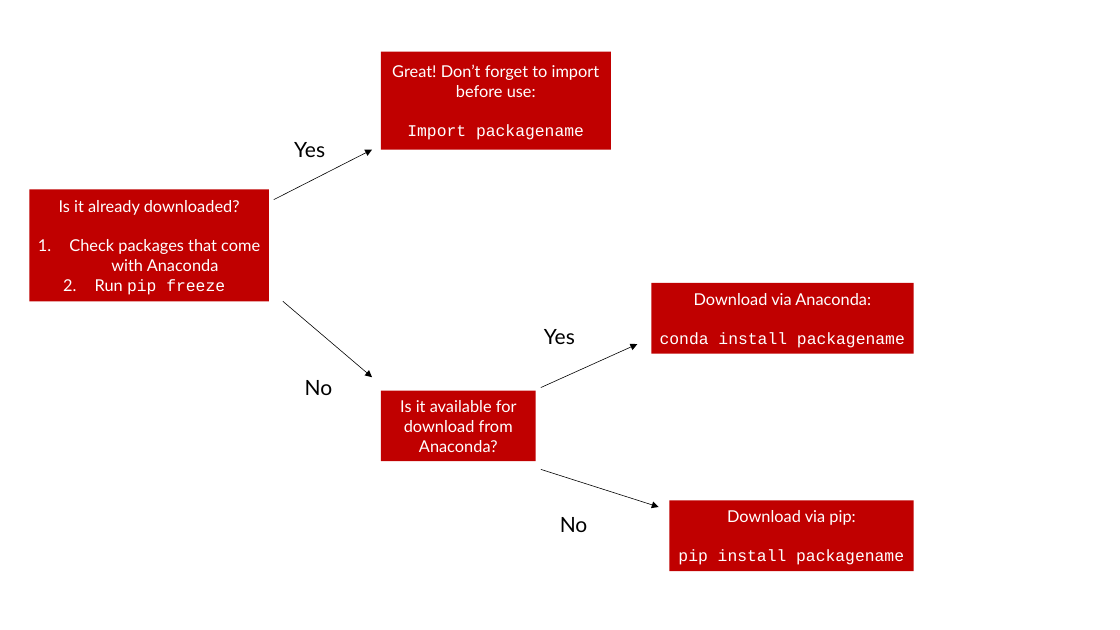
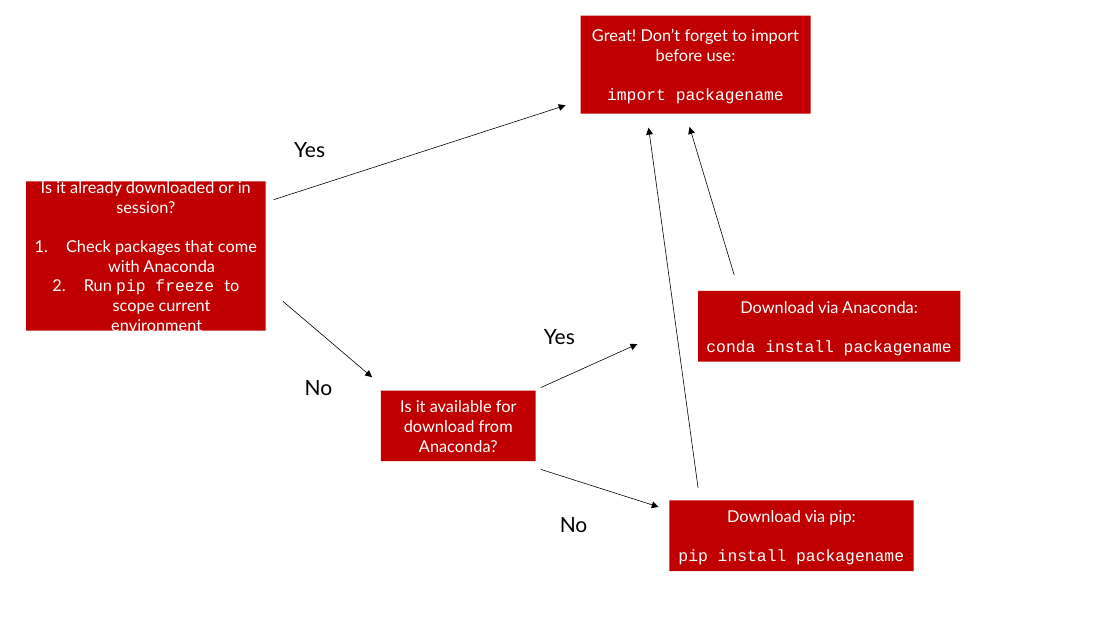
Before and after one commit to stringfestdata/training-assets, a slide deck: slide 1 of images/sourcing-packages-in-python.pptx. Drawn at 1120x630 pixels with LibreOffice and Linux fonts; fonts in the diff are those of the drawing. Boxes give left, top, right and bottom in pixels: in the first picture for what was removed or moved away, otherwise in the second. Text is boxed around its words. In the diff, an @@ line names an element or a change of style, - is before the commit and + after.

```diff
--- a/images/sourcing-packages-in-python.pptx
+++ b/images/sourcing-packages-in-python.pptx
@@ rectangle "Great! Don’t forget to import ...": place and size @@
-rectangle "Great! Don’t forget to import ..." at box(381, 51, 612, 150)
+rectangle "Great! Don’t forget to import ..." at box(581, 16, 811, 114)
@@ text in rectangle at box(607, 88, 784, 104): text changed @@
-Import packagename
+import packagename
@@ arrow moved from (274, 200) - (372, 150) to (274, 200) - (565, 105) @@
@@ arrow added from (698, 488) to (649, 128), #000000 0.5 pt @@
@@ arrow added from (734, 276) to (690, 127), #000000 0.5 pt @@
@@ rectangle "Is it already downloaded or ...": place and size @@
-rectangle "Is it already downloaded or ..." at box(29, 189, 269, 301)
+rectangle "Is it already downloaded or ..." at box(26, 181, 266, 331)
@@ text in rectangle at box(41, 180, 251, 213): text changed @@
-Is it already downloaded?
+Is it already downloaded or in session?
@@ text in rectangle at box(84, 279, 239, 335): text changed; font Courier New to Lato @@
-2. Run pip freeze
+2. Run pip freeze to scope current environment
@@ rectangle "Download via Anaconda:": place and size @@
-rectangle "Download via Anaconda:" at box(651, 283, 913, 354)
+rectangle "Download via Anaconda:" at box(698, 291, 960, 361)
```
Also in this commit, not shown: 1 slide added, 1 slide removed.
